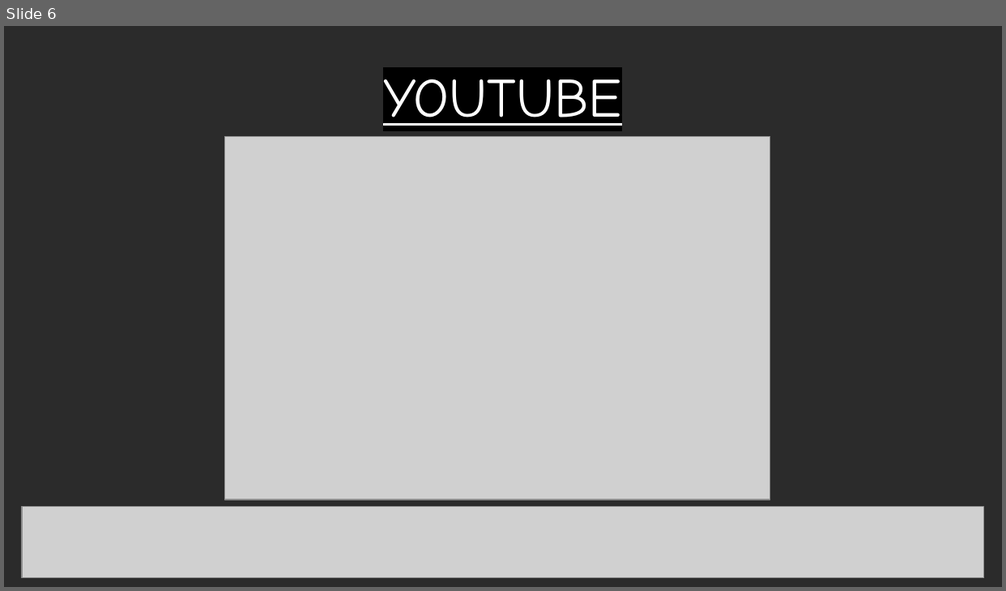
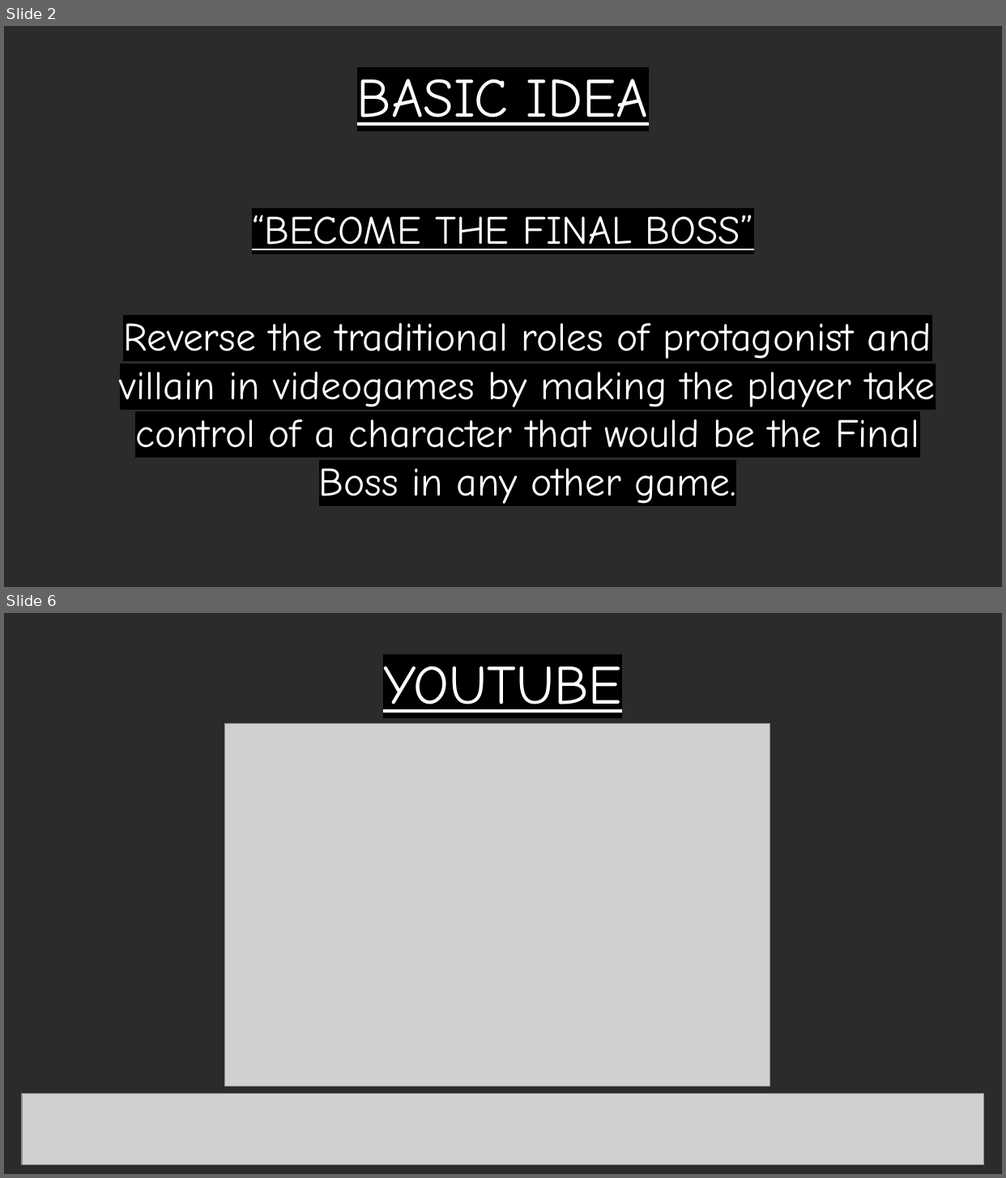
Before and after one commit to BraisGlezArias/TheHeroNeverDies, a slide deck: Documents/Presentation.pptx. Shown one above the other, each under a label of ours: slide 6 before the commit, slides 2 and 6 after it; the slides between them are not shown. The pictures are 1006x591 and 1006x1178 pixels, drawn with LibreOffice and Linux fonts; fonts in the diff are those of the drawing; grey boxes stand for pictures; background and template pictures are left out; a plain dark background stands for a picture behind light text. Boxes give left, top, right and bottom in pixels: in the first picture for what was removed or moved away, otherwise in the second. Text is boxed around its words. In the diff, an @@ line names an element or a change of style, - is before the commit and + after.

```diff
--- a/Documents/Presentation.pptx
+++ b/Documents/Presentation.pptx
@@ slide 2 added at [4,26,1002,587], background picture (left out) @@
@@ title added at [357,79,649,134], 44 pt, text #FFFFFF, underline @@
+BASIC IDEA
@@ text added at [252,215,754,257], 32 pt, text #FFFFFF, underline @@
+“BECOME THE FINAL BOSS”
@@ text added at [120,323,935,509], 32 pt, text #FFFFFF @@
+Reverse the traditional roles of protagonist and villain in videogames by making the player take control of a character that would be the Final Boss in any other game.
```
Also in this commit, not shown: 2 slides changed, 2 other slides added, 3 slides removed, 5 other files.
